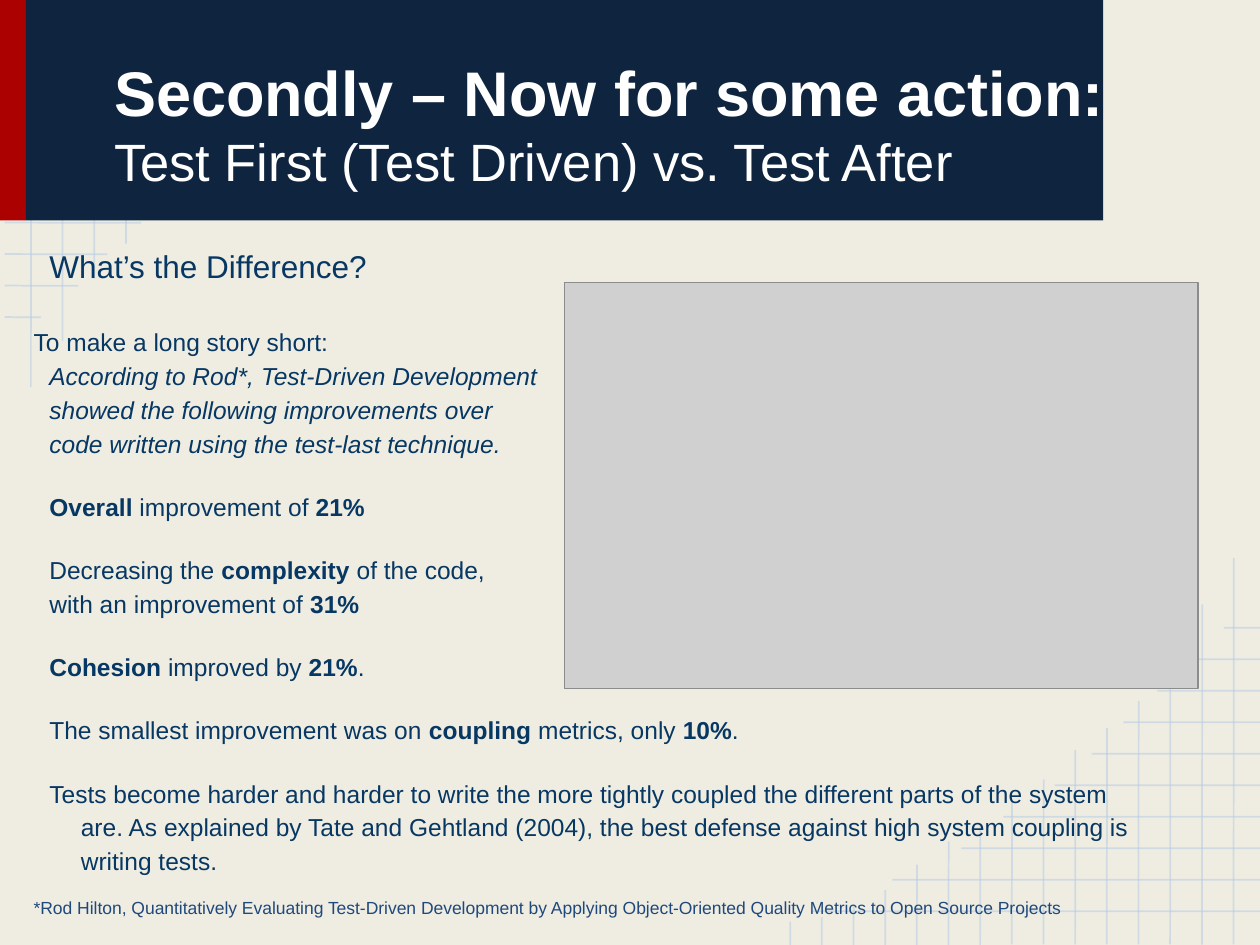
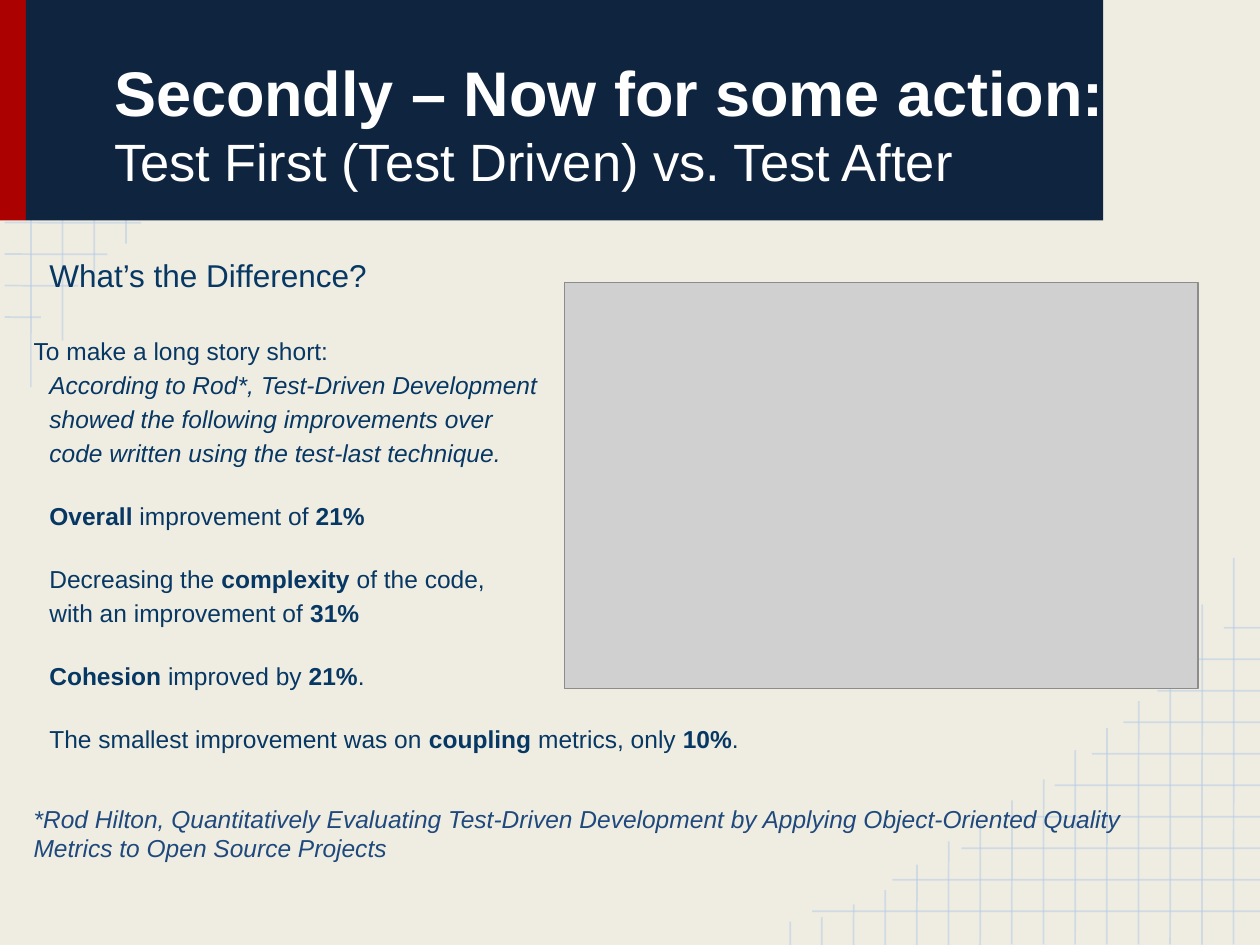
Before and after one commit to bink627/Agile-and-Beyond-TDD, a slide deck: slide 7 of Learning to Test Drive_ A Crash Course in Test Driven Development.pptx (slide 6 before the commit). Drawn at 1260x945 pixels with LibreOffice and Linux fonts; fonts in the diff are those of the drawing; grey boxes stand for pictures. Boxes give left, top, right and bottom in pixels: in the first picture for what was removed or moved away, otherwise in the second. Text is boxed around its words. In the diff, an @@ line names an element or a change of style, - is before the commit and + after.

```diff
--- a/Learning to Test Drive_ A Crash Course in Test Driven Development.pptx
+++ b/Learning to Test Drive_ A Crash Course in Test Driven Development.pptx
@@ text "What’s the Difference?": place and size @@
-text "What’s the Difference?" at (34,254,1128,918)
+text "What’s the Difference?" at (34,264,1119,862)
@@ text at (49,785,1128,875): paragraph removed @@
-Tests become harder and harder to write the more tightly coupled the different parts of the system are. As explained by Tate and Gehtland (2004), the best defense against high system coupling is writing tests.
@@ text at (34,810,1119,862): size 10 to 14 pt, italic on in "*Rod Hilton, Quantitatively Evaluating Test-Driven Developme ..." @@
```
Also in this commit, not shown: 2 other slides changed, 3 slides added, 2 other files.
